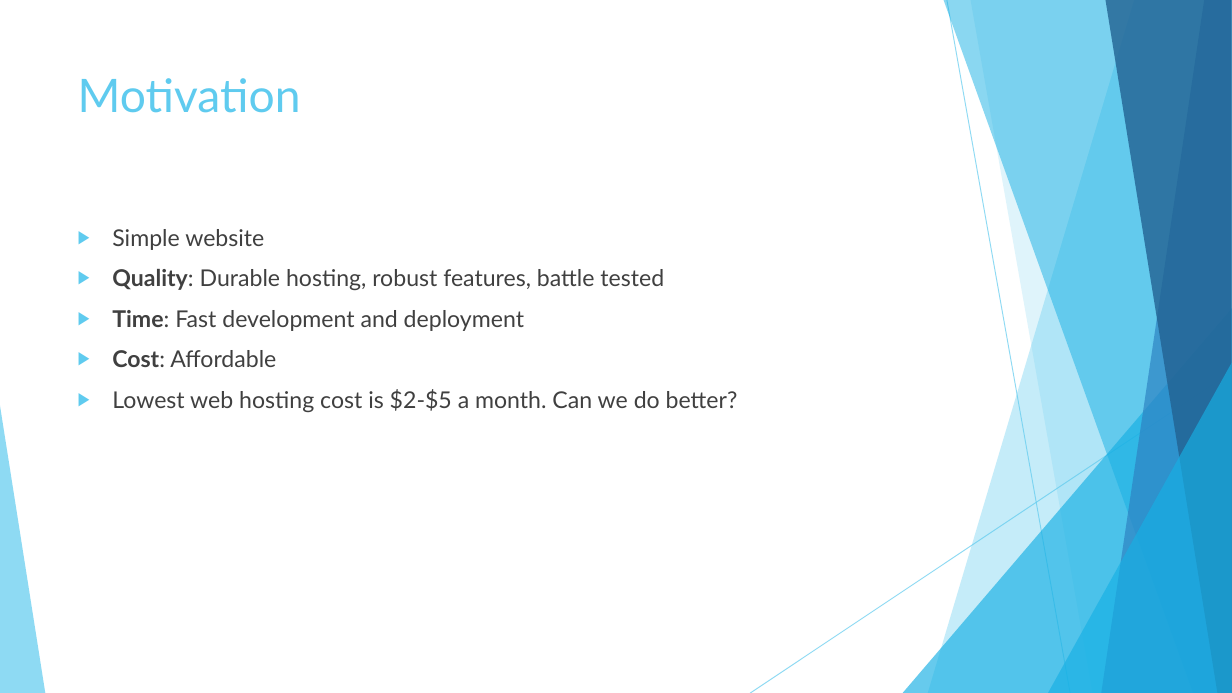
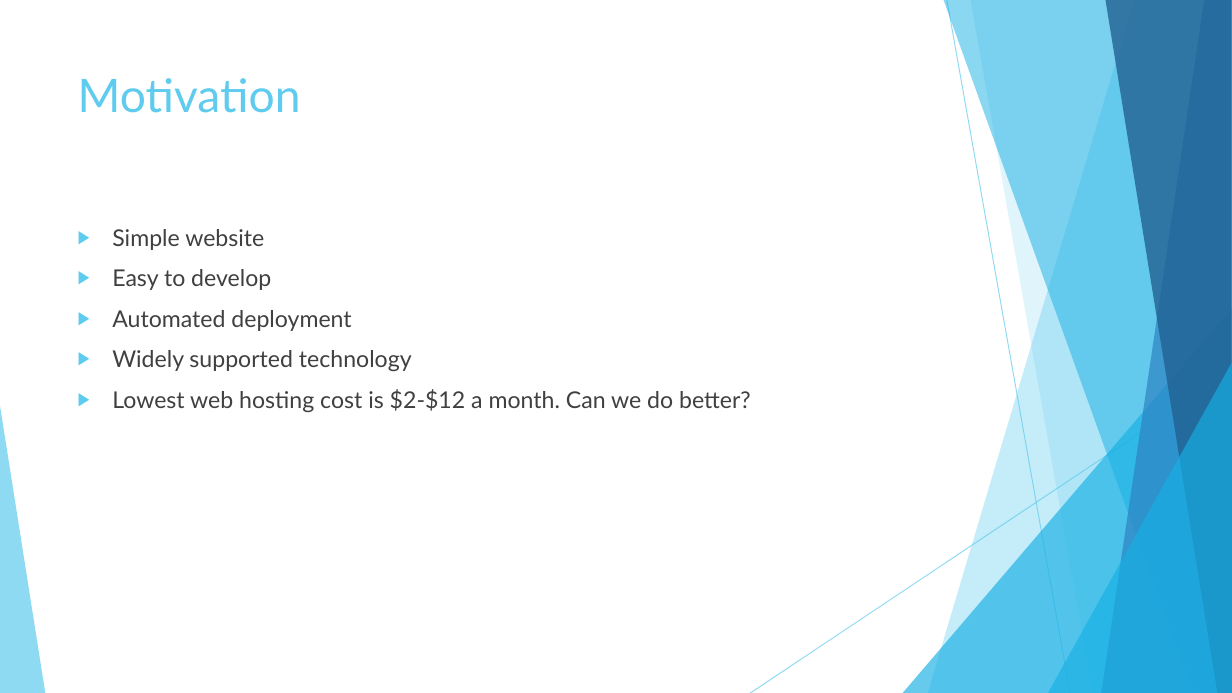
Before and after one commit to nik-yo/PennyWebHosting, a slide deck: slide 3 of slides/Penny Web Hosting in AWS.pptx. Drawn at 1232x693 pixels with LibreOffice and Linux fonts; fonts in the diff are those of the drawing. Boxes give left, top, right and bottom in pixels: in the first picture for what was removed or moved away, otherwise in the second. Text is boxed around its words. In the diff, an @@ line names an element or a change of style, - is before the commit and + after.

Commit message:
update slide and add gha

```diff
--- a/slides/Penny Web Hosting in AWS.pptx
+++ b/slides/Penny Web Hosting in AWS.pptx
@@ text at <box>112,269,751,412</box>: text changed @@
-▶ Quality: Durable hosting, robust features, battle tested
-▶ Time: Fast development and deployment
-▶ Cost: Affordable
-▶ Lowest web hosting cost is $2-$5 a month. Can we do better?
+▶ Easy to develop
+▶ Automated deployment
+▶ Widely supported technology
+▶ Lowest web hosting cost is $2-$12 a month. Can we do better?
```
Also in this commit, not shown: 3 other slides changed, 1 slide added, 1 other file.
